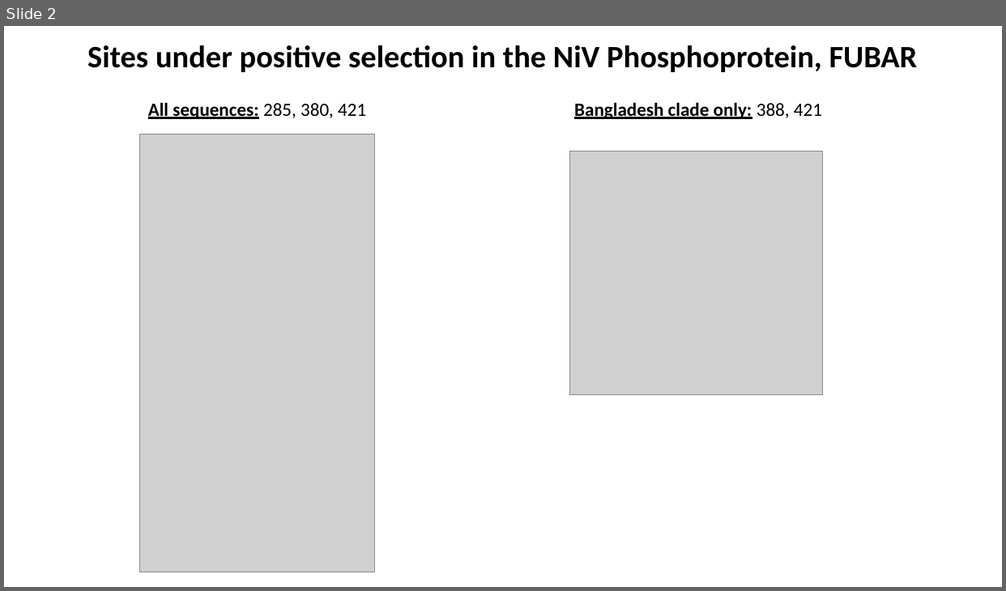
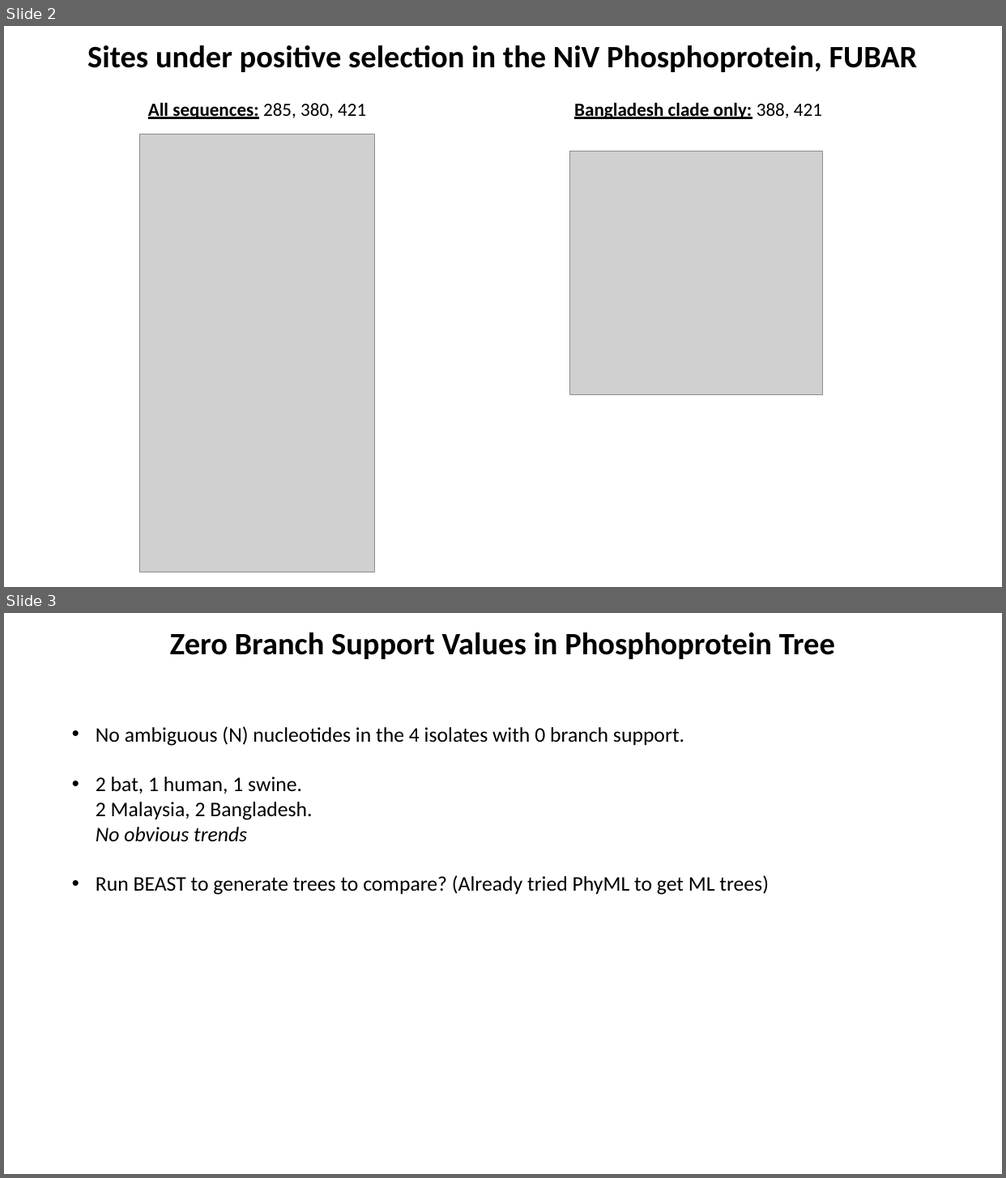
Before and after one commit to sanju99/niv_evo, a slide deck: writing/20220629.pptx. Shown one above the other, each under a label of ours: slide 2 before the commit, slides 2 and 3 after it. The pictures are 1006x591 and 1006x1178 pixels, drawn with LibreOffice and Linux fonts; fonts in the diff are those of the drawing; grey boxes stand for pictures. Boxes give left, top, right and bottom in pixels: in the first picture for what was removed or moved away, otherwise in the second. Text is boxed around its words. In the diff, an @@ line names an element or a change of style, - is before the commit and + after.

```diff
--- a/writing/20220629.pptx
+++ b/writing/20220629.pptx
@@ slide 3 added at [4,613,1002,1174], background #FFFFFF @@
@@ title added at [170,632,835,659], 30 pt, text #000000, bold @@
+Zero Branch Support Values in Phosphoprotein Tree
@@ text added at [96,726,769,895], 20 pt, text #000000 @@
+• No ambiguous (N) nucleotides in the 4 isolates with 0 branch support.
+• 2 bat, 1 human, 1 swine.
+  2 Malaysia, 2 Bangladesh.
+  No obvious trends
+• Run BEAST to generate trees to compare? (Already tried PhyML to get ML trees)
```
Also in this commit, not shown: 3 other slides added, 3 other files.
